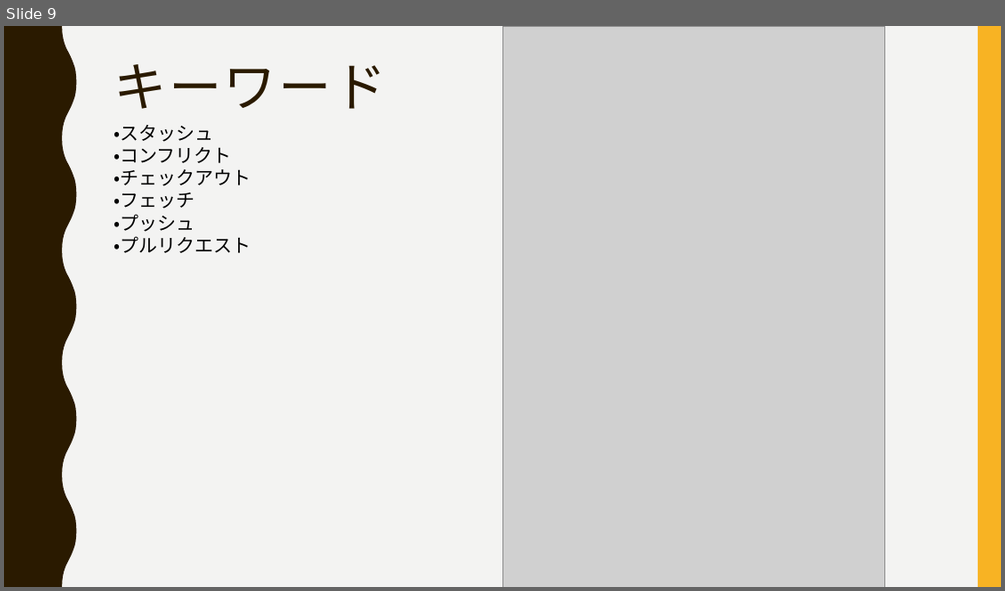
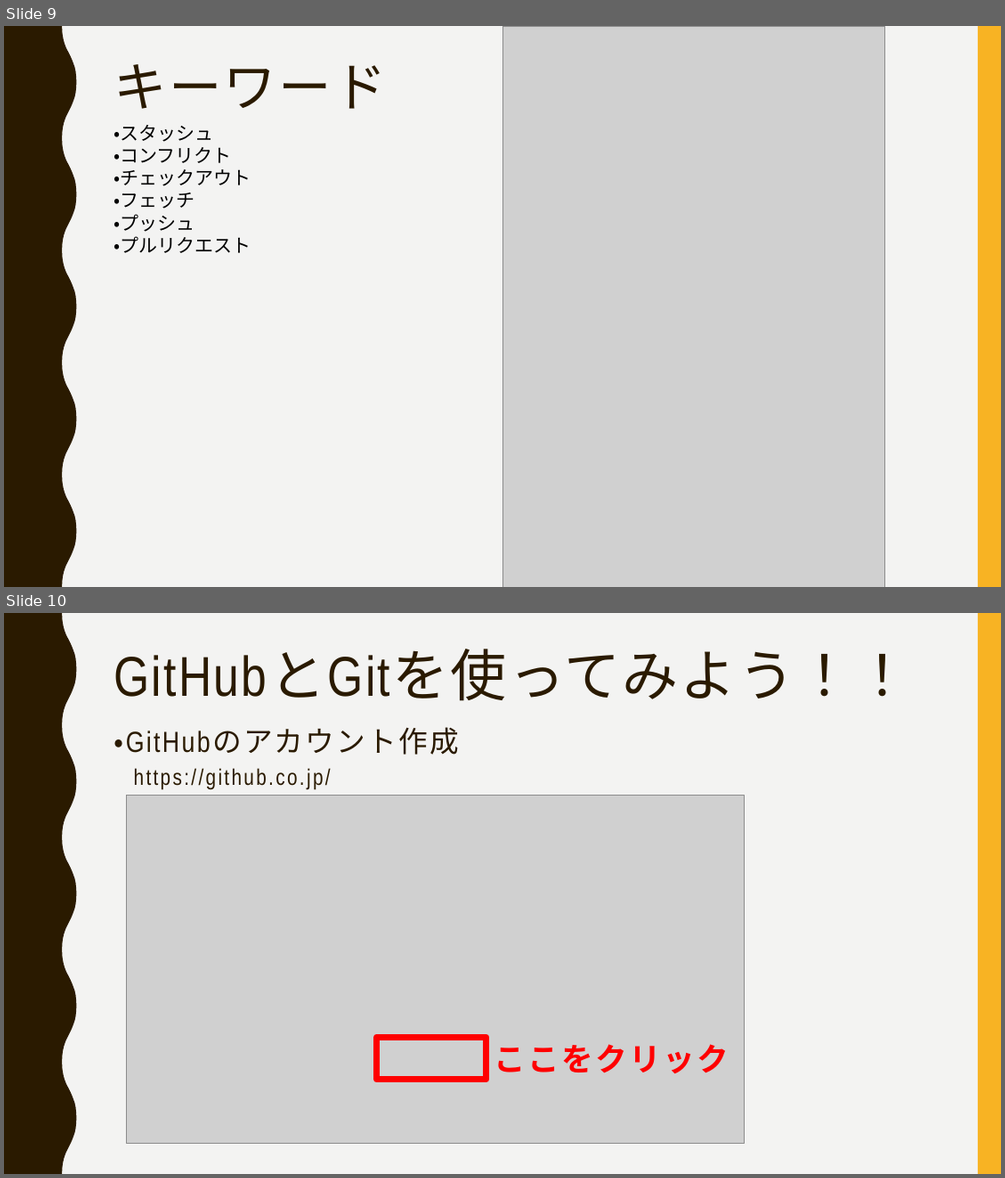
Before and after one commit to FIY24554/git_test, a slide deck: gitについて_加藤.pptx. Shown one above the other, each under a label of ours: slide 9 before the commit, slides 9 and 10 after it. The pictures are 1005x591 and 1005x1178 pixels, drawn with LibreOffice and Linux fonts; fonts in the diff are those of the drawing; grey boxes stand for pictures. Boxes give left, top, right and bottom in pixels: in the first picture for what was removed or moved away, otherwise in the second. Text is boxed around its words. In the diff, an @@ line names an element or a change of style, - is before the commit and + after.

Commit message:
gitの説明、環境構築まで作成_加藤

```diff
--- a/gitについて_加藤.pptx
+++ b/gitについて_加藤.pptx
@@ slide 10 added at (4,613,1001,1174), background #F3F3F2; not listed: 2 template elements that a slide beside it also shows @@
@@ title added at (113,651,910,701), 54 pt, text #2A1A00 @@
+GitHubとGitを使ってみよう！！
@@ text added at (113,727,459,755), 28 pt, text #2A1A00 @@
+・GitHubのアカウント作成
@@ text added at (134,768,331,790), 21.7 pt, text #2A1A00 @@
+https://github.co.jp/
@@ picture added at (126,795,744,1143) @@
@@ rectangle added at (376,1037,486,1079), outline #FF0000 6 pt @@
@@ text added at (494,1044,728,1073), 30.6 pt, text #FF0000, bold @@
+ここをクリック
```
Also in this commit, not shown: 6 other slides added, 1 slide removed.
